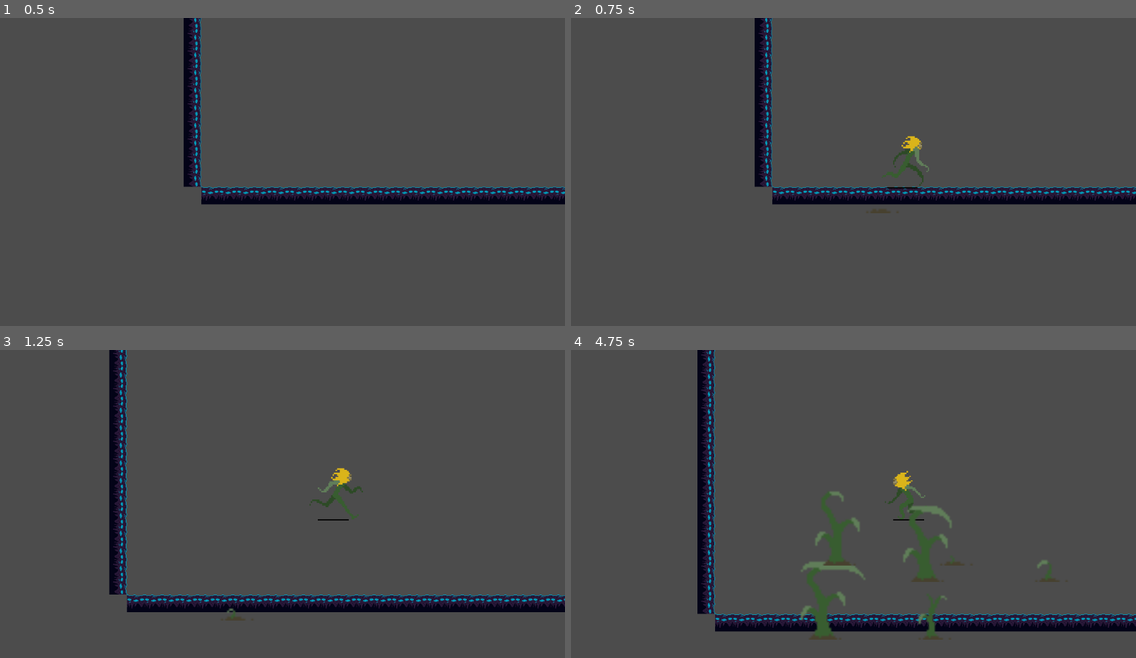
Above: before the commit, frames 1-4 (two rows, left to right).
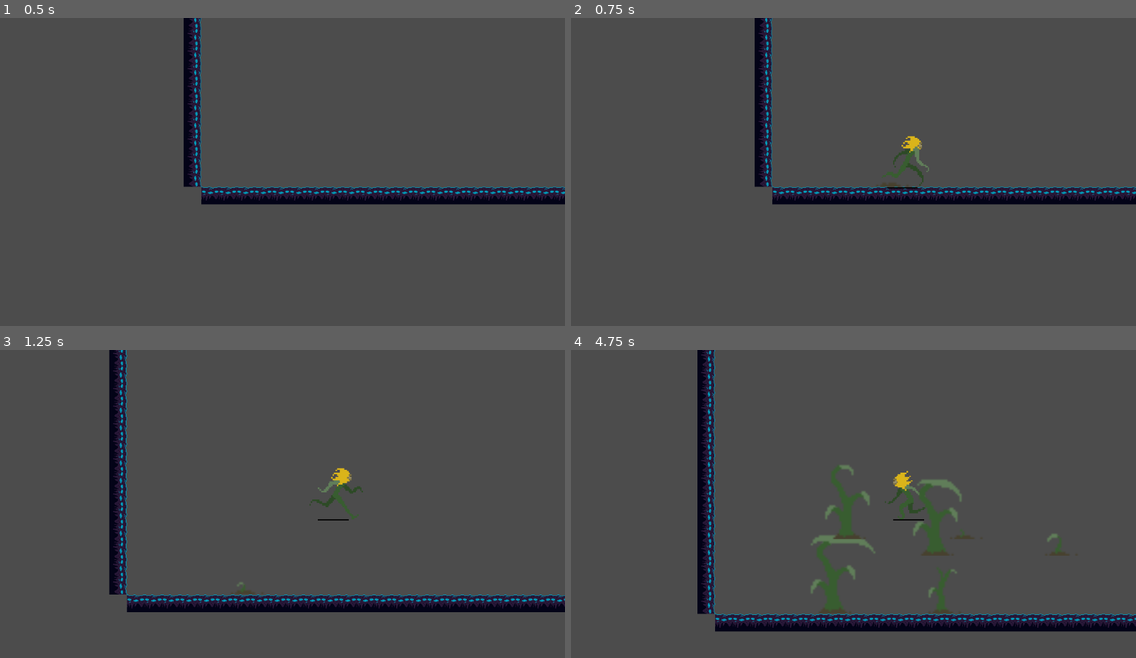
Above: after the commit, the same moments.

Repository: SpencerClark5/Bloom
Game: Godot game, scene res://Scenes/Game.tscn
Same seed, same stepped clock (60 frames per second), same inputs: the game is played once before the commit and once after it.
Inputs:
- Up to frame 1 (0.5 s): no input
- Up to frame 2 (0.75 s): hold D (Right) from 0.53 s (still down); tap P (Plant) at 0.6 s
- Up to frame 3 (1.25 s): keep holding D (Right); tap Space (Jump) at 0.77 s
- Up to frame 4 (4.75 s): release D (Right) at 1.28 s; hold A (Left) 1.28-2.03 s; tap P (Plant) every 0.75 s from 1.35 to 4.35 s; tap Space (Jump) at 1.52, 3.02, 3.77, 4.52 s; hold D (Right) 2.03-3.53 s; hold A (Left) from 3.53 s (still down)

Frame 1 is identical in both runs. In frame 2, less than 0.1% of the frame differs, in the area x 52-60%, y 53-64%; in frame 3, less than 0.1%; in frame 4, 3.4%, in the area x 40-89%, y 37-95%.

Commit message:
dog water

Diff:
--- a/BloomGame/Scenes/Plant.tscn
+++ b/BloomGame/Scenes/Plant.tscn
@@ -81,7 +81,7 @@
 [node name="KinematicBody2D" type="KinematicBody2D" parent="."]
 
 [node name="AnimatedSprite" type="AnimatedSprite" parent="."]
-position = Vector2( 72, -102 )
+position = Vector2( 90, -150 )
 scale = Vector2( 3.65, 3.65 )
 frames = SubResource( 2 )
 animation = "Plant"
